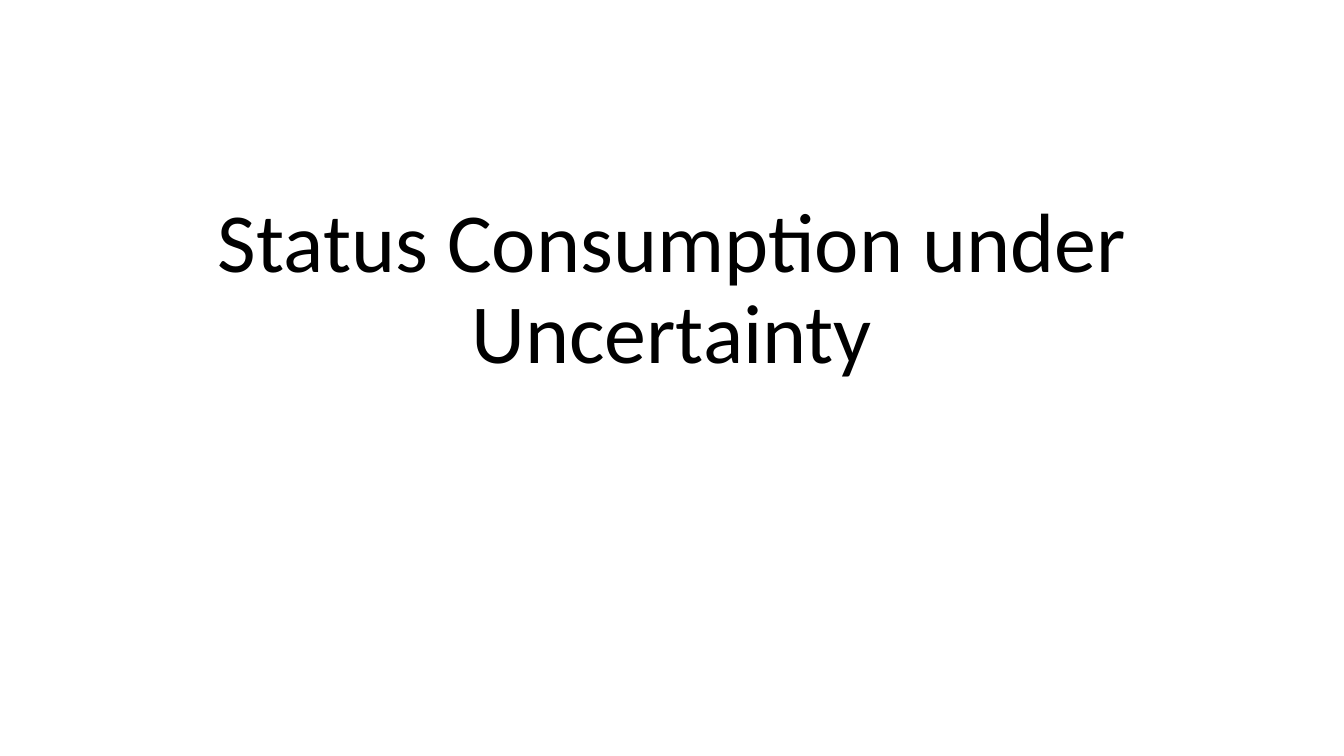
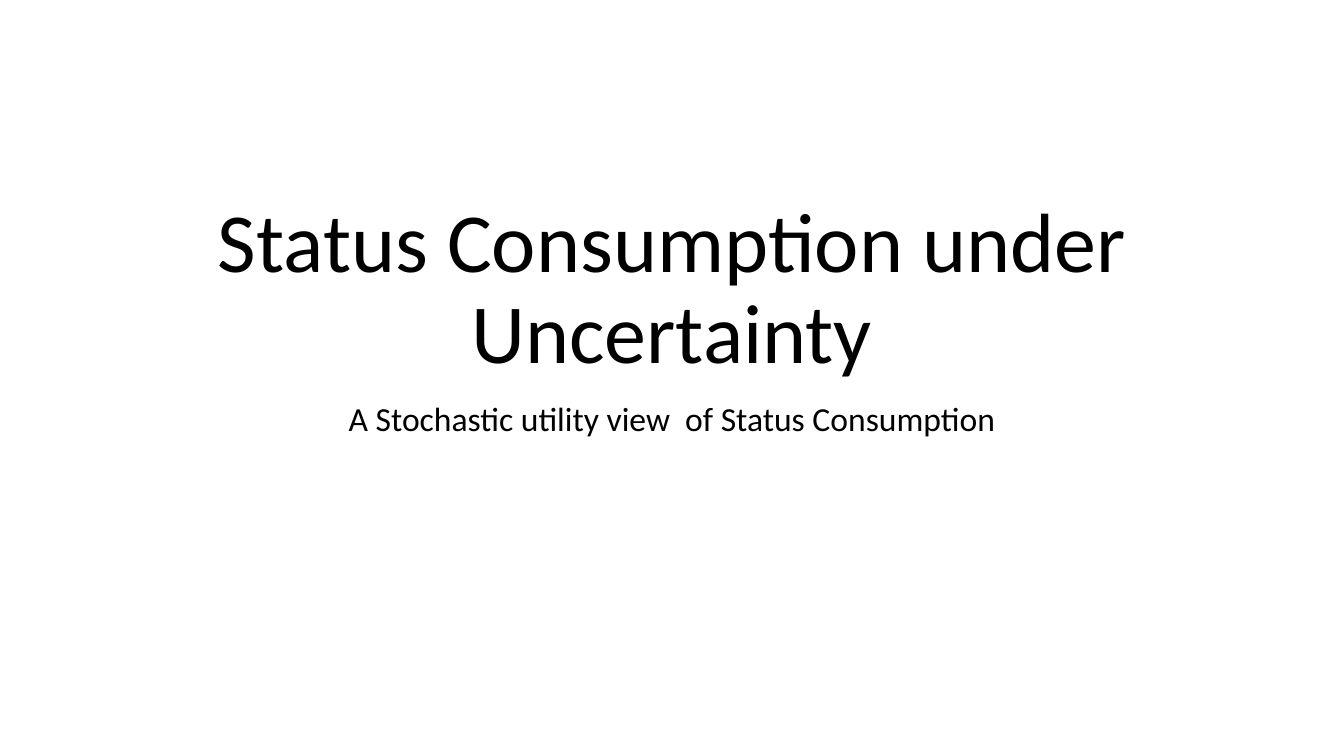
Before and after one commit to anuragr81/research, a slide deck: slide 1 of consumption/presentation_chapter3_1.pptx. Drawn at 1344x756 pixels with LibreOffice and Linux fonts; fonts in the diff are those of the drawing. Boxes give left, top, right and bottom in pixels: in the first picture for what was removed or moved away, otherwise in the second. Text is boxed around its words. In the diff, an @@ line names an element or a change of style, - is before the commit and + after.

Commit message:
Presentation v0.

```diff
--- a/consumption/presentation_chapter3_1.pptx
+++ b/consumption/presentation_chapter3_1.pptx
@@ subtitle added at bbox=[349, 407, 994, 437], 24 pt, text #000000 @@
+A Stochastic utility view of Status Consumption
```
Also in this commit, not shown: 1 other slide changed, 5 slides added, 2 slides removed, 2 other files.
